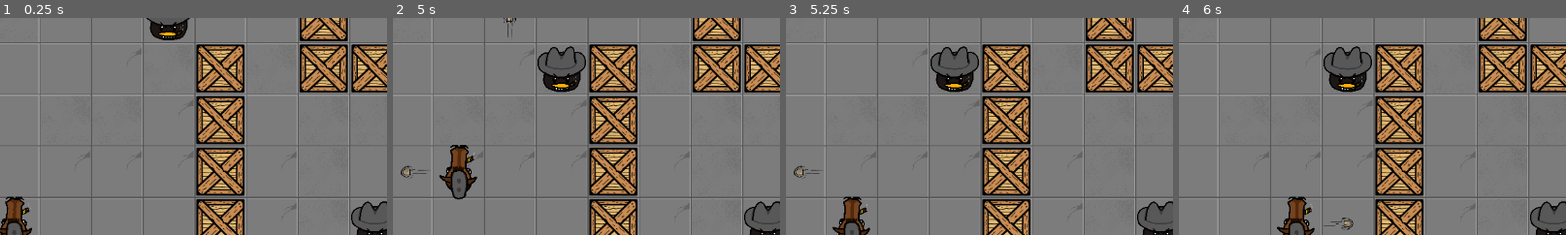
Above: before the commit, frames 1-4 (left to right).
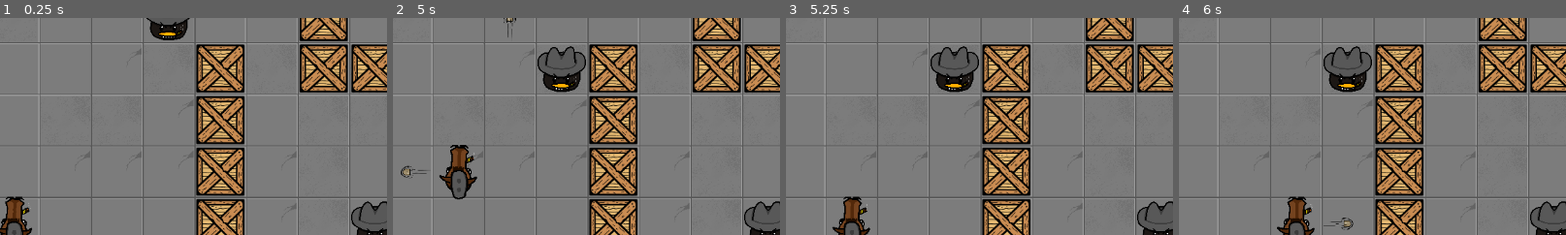
Above: after the commit, the same moments.

Repository: AT0M1X/TheHorseheadPact
Game: Godot game, scene res://scenes/main/Main.tscn
Same seed, same stepped clock (60 frames per second), same inputs: the game is played once before the commit and once after it.
Inputs:
- Up to frame 1 (0.25 s): no input
- Up to frame 2 (5 s): tap Enter at 0.5, 2, 3.5 s; hold D (move_right) 0.53-1.28 s; hold Space (shoot) 0.53-1.28 s; hold S (move_down) 1.28-2.03 s; tap Space (shoot) at 1.35, 2.85, 4.35 s; hold D (move_right) 2.03-2.78 s; hold Space (shoot) 2.03-2.78 s; hold W (move_up) 2.78-3.53 s; hold Space (shoot) 3.53-4.28 s; hold A (move_left) from 3.53 s (still down)
- Up to frame 3 (5.25 s): release A (move_left) at 5.03 s; hold S (move_down) from 5.03 s (still down); hold Space (shoot) from 5.03 s (still down)
- Up to frame 4 (6 s): release S (move_down) at 5.78 s; release Space (shoot) at 5.78 s; hold D (move_right) from 5.78 s (still down); tap Space (shoot) at 5.85 s
The pictures show only the part of the screen within x 8-58%, y 50-100%; the shares and areas given below are measured in that part.

Frames 1-2 are identical in both runs. In frame 3, 0.1% of the frame differs, in the area x 2-9%, y 67-74%; in frame 4, nothing differs.

Commit message:
Fixed bullets skipping updates
Happened when we removed a bullet from the bullet array while iterating over it.

Diff:
--- a/autoload/TurnManager.gd
+++ b/autoload/TurnManager.gd
@@ -63,11 +63,15 @@
 			e.take_turn()
 
 func process_bullets():
+	var dead_bullets := []
 	for b in bullets:
 		if game_over:
 			return
-		if is_instance_valid(b):
-			b.move()
+		if is_instance_valid(b) and b.move():
+			dead_bullets.append(b)
+
+	for b in dead_bullets:
+		b.remove_bullet()
 
 func player_die():
 	if game_over:
--- a/scripts/actors/Bullet.gd
+++ b/scripts/actors/Bullet.gd
@@ -11,44 +11,53 @@
 	position = pos
 	TurnManager.register_bullet(self)
 	check_collision(false)
+	spawn_turn = true
 
-func move():
+func move() -> bool:
 	if spawn_turn:
 		spawn_turn = false
-		return
+		return false
 
-	check_collision(true)
+	if check_collision(true): return true
+
 	if raycast.is_colliding():
 		var hit = raycast.get_collider()
 		if hit != TurnManager.player and !hit.is_in_group("enemies") and !hit.is_in_group("projectiles"):
-			remove_bullet()
+			return true
 
 	position += direction * Settings.tile_size
-	check_collision(false)
+	return check_collision(false)
 
-func check_collision(pre_check: bool):
-	if get_tree() == null: return
-	var bodies = get_tree().get_nodes_in_group("enemies")
-
-	if !pre_check:
-		for e in bodies:
-			if e.position == position:
-				remove_bullet()
-				TurnManager.kill_enemy(e)
-				return
-
+func check_collision(phase_check: bool) -> bool:
+	# Check against player
 	var p = TurnManager.player
-
 	if p.position == position:
-		if pre_check:
+		if phase_check:
 			if p.last_dir == -direction:
 				remove_bullet()
 				TurnManager.player_die()
-				return
+				return true
 		else:
 			remove_bullet()
 			TurnManager.player_die()
-			return
+			return true
+
+	# Check against enemies
+	if get_tree() == null: return false
+	var bodies = get_tree().get_nodes_in_group("enemies")
+	for e in bodies:
+		if e.position == position:
+			if phase_check:
+				if e.last_dir == -direction:
+					remove_bullet()
+					TurnManager.kill_enemy(e)
+					return true
+			else:
+				remove_bullet()
+				TurnManager.kill_enemy(e)
+				return true
+	return false
+
 
 func remove_bullet():
 	queue_free()
--- a/scripts/actors/Enemy.gd
+++ b/scripts/actors/Enemy.gd
@@ -7,6 +7,7 @@
 
 var tile_size = Settings.tile_size
 var move_right = true
+var last_dir = Vector2()
 
 func _ready():
 	TurnManager.register_enemy(self)
@@ -74,6 +75,7 @@
 		x = (randi() % 2) * 2 - 1
 
 	var direction = Vector2(x, y)
+	last_dir = direction
 	var motion = direction * Settings.tile_size
 
 	# Use move_and_collide to check BEFORE moving
